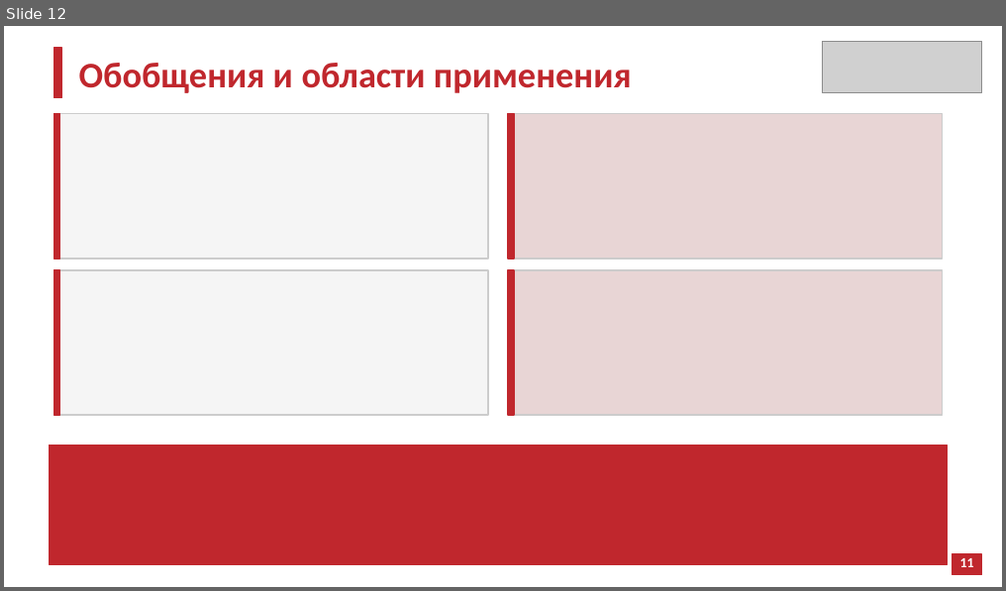
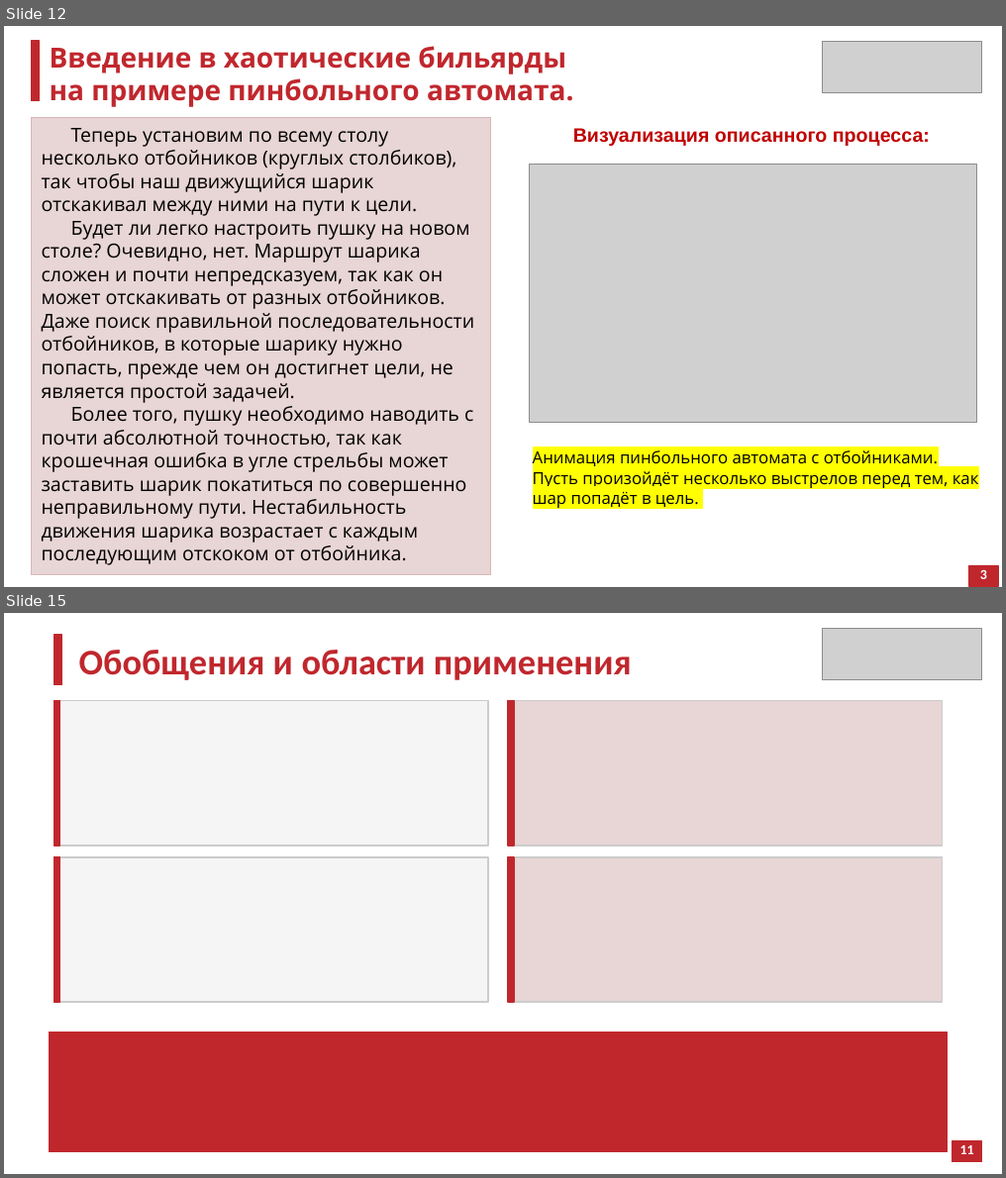
Before and after one commit to atelitsin/sinai_billiard, a slide deck: sinai_billiard.pptx. Shown one above the other, each under a label of ours: slide 12 before the commit, slides 12 and 15 after it; the slides between them are not shown. The pictures are 1006x591 and 1006x1178 pixels, drawn with LibreOffice and Linux fonts; fonts in the diff are those of the drawing; grey boxes stand for pictures. Boxes give left, top, right and bottom in pixels: in the first picture for what was removed or moved away, otherwise in the second. Text is boxed around its words. In the diff, an @@ line names an element or a change of style, - is before the commit and + after.

```diff
--- a/sinai_billiard.pptx
+++ b/sinai_billiard.pptx
@@ slide 12 added at bbox=[4, 26, 1002, 587], background #FFFFFF @@
@@ rectangle added at bbox=[31, 41, 39, 101], fill #C0272D, outline #C0272D 1 pt @@
@@ text added at bbox=[50, 46, 573, 107], 20 pt, text #C0272D, bold @@
+Введение в хаотические бильярды
+на примере пинбольного автомата.
@@ picture added at bbox=[823, 41, 982, 93] @@
@@ rectangle added at bbox=[31, 118, 490, 574], fill #E8D5D5, outline #D8B8B8 1 pt @@
@@ text added at bbox=[42, 128, 474, 566], 14 pt, text #000000 @@
+Теперь установим по всему столу несколько отбойников (круглых столбиков), так чтобы наш движущийся шарик отскакивал между ними на пути к цели.
+Будет ли легко настроить пушку на новом столе? Очевидно, нет. Маршрут шарика сложен и почти непредсказуем, так как он может отскакивать от разных отбойников. Даже поиск правильной последовательности отбойников, в которые шарику нужно попасть, прежде чем он достигнет цели, не является простой задачей.
+Более того, пушку необходимо наводить с почти абсолютной точностью, так как крошечная ошибка в угле стрельбы может заставить шарик покатиться по совершенно неправильному пути. Нестабильность движения шарика возрастает с каждым последующим отскоком от отбойника.
@@ text added at bbox=[573, 128, 930, 146], 14 pt, text #C00000, bold @@
+Визуализация описанного процесса:
@@ picture added at bbox=[529, 164, 977, 422] @@
@@ text added at bbox=[533, 451, 979, 508], 12 pt, text #000000 @@
+Анимация пинбольного автомата с отбойниками. Пусть произойдёт несколько выстрелов перед тем, как шар попадёт в цель.
@@ text added at bbox=[963, 566, 970, 571], 10 pt, text #FFFFFF, bold @@
+2
@@ rectangle added at bbox=[969, 567, 999, 586], fill #C0272D, outline #C0272D 1 pt @@
@@ text added at bbox=[980, 570, 987, 579], 10 pt, text #FFFFFF, bold @@
+3
@@ what was slide 12 is now slide 15 @@
```
Also in this commit, not shown: 5 slides changed, 2 other slides added.
